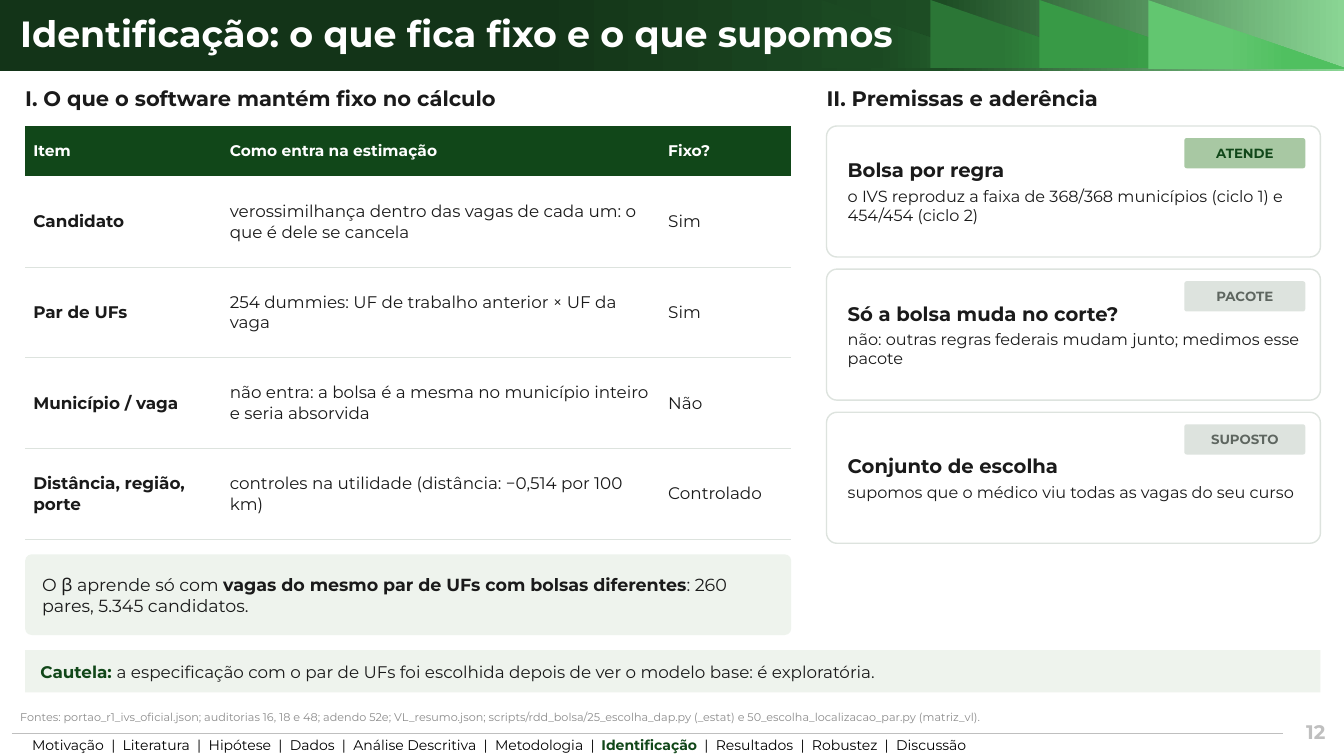
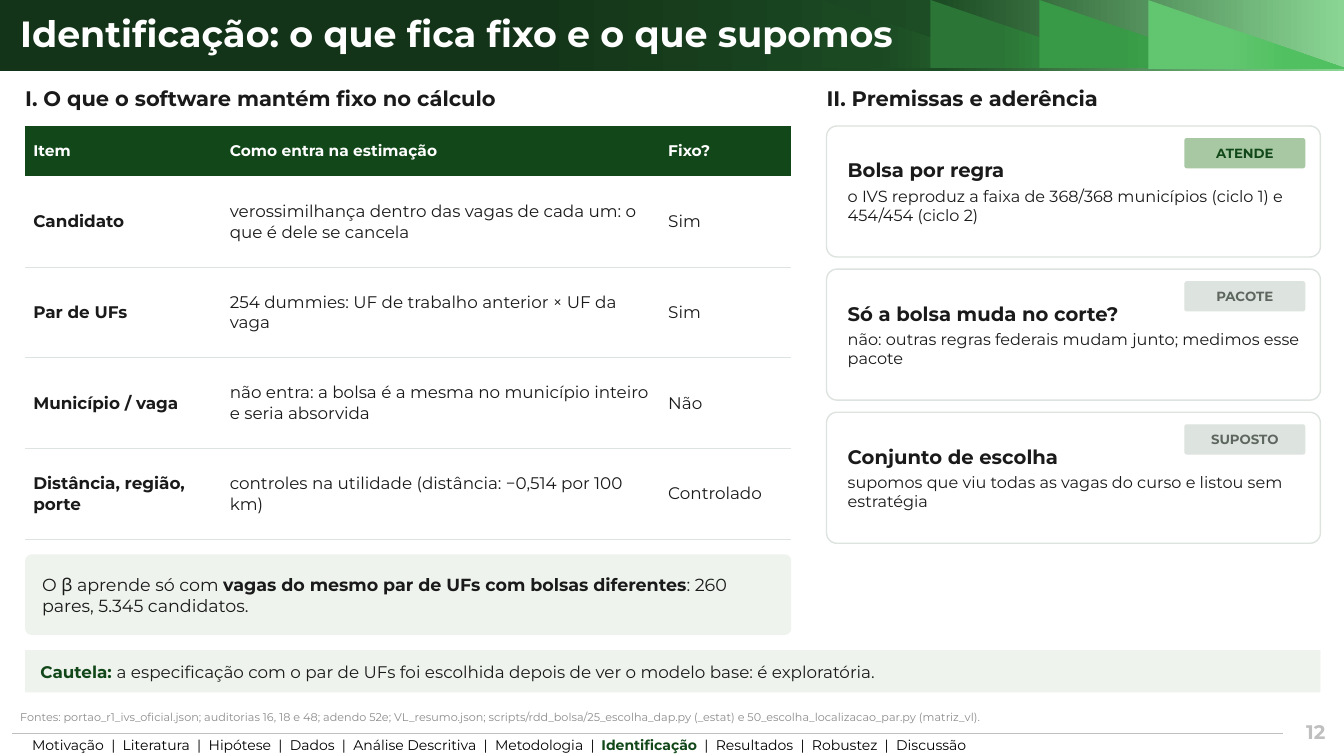
Before and after one commit to ka1victor/impact-eval-health-econ-pmme, a slide deck: slide 12 of output/apresentacao_banca_final/deck_banca_final.pptx. Drawn at 1344x756 pixels with LibreOffice and Linux fonts; fonts in the diff are those of the drawing; background and template pictures are left out. Boxes give left, top, right and bottom in pixels: in the first picture for what was removed or moved away, otherwise in the second. Text is boxed around its words. In the diff, an @@ line names an element or a change of style, - is before the commit and + after.

```diff
--- a/output/apresentacao_banca_final/deck_banca_final.pptx
+++ b/output/apresentacao_banca_final/deck_banca_final.pptx
@@ text in rounded rectangle at (848,476,1283,511): text changed @@
-supomos que o médico viu todas as vagas do seu curso
+supomos que viu todas as vagas do curso e listou sem estratégia
```
Also in this commit, not shown: 4 other slides changed, 8 other files.
